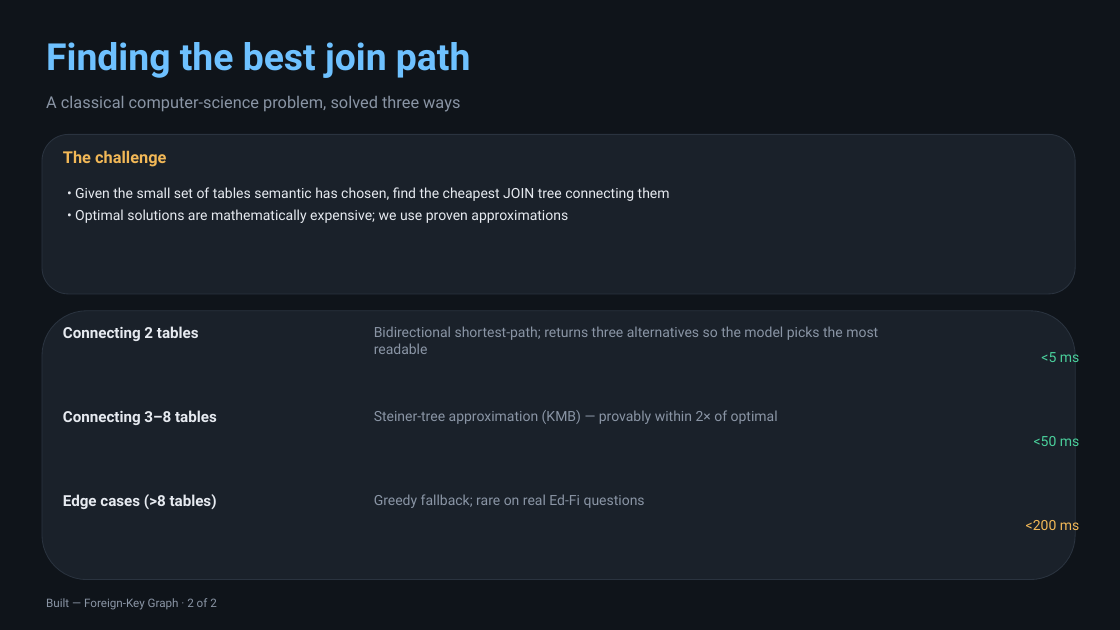
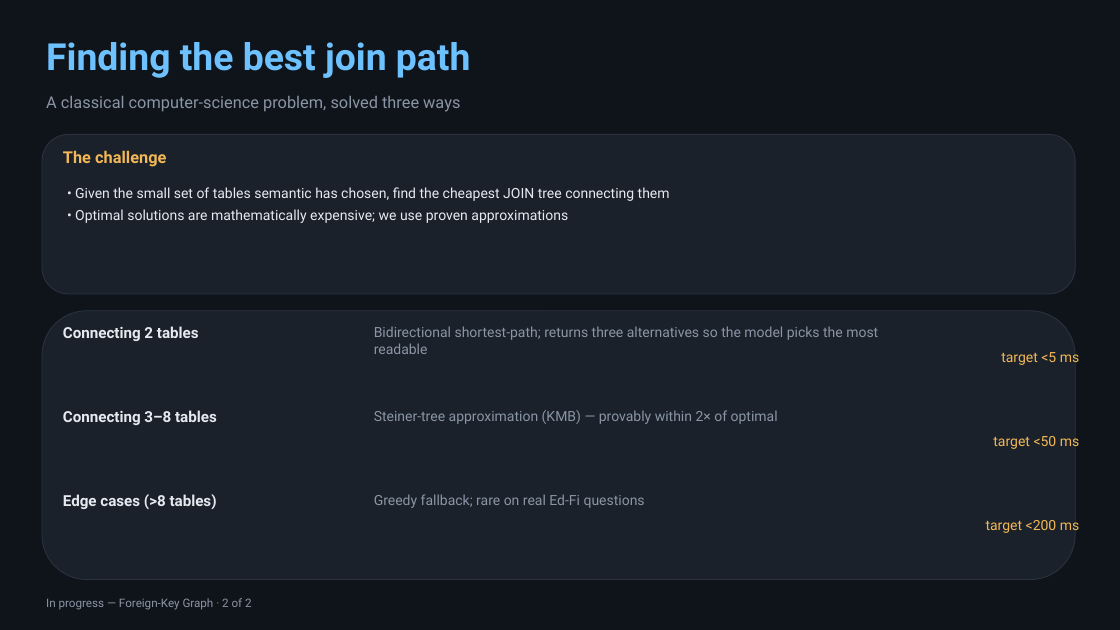
Before and after one commit to bharatmohanthakur/heavy_text2sql, a slide deck: slide 13 of docs/architecture_deck.pptx (slide 11 before the commit). Drawn at 1120x630 pixels with LibreOffice and Linux fonts; fonts in the diff are those of the drawing. Boxes give left, top, right and bottom in pixels: in the first picture for what was removed or moved away, otherwise in the second. Text is boxed around its words. In the diff, an @@ line names an element or a change of style, - is before the commit and + after.

```diff
--- a/docs/architecture_deck.pptx
+++ b/docs/architecture_deck.pptx
@@ text at (1001, 352, 1079, 365): text changed; text colour #4AD09C to #F2B857 @@
-<5 ms
+target <5 ms
@@ text at (993, 436, 1079, 449): text changed; text colour #4AD09C to #F2B857 @@
-<50 ms
+target <50 ms
@@ text at (986, 520, 1080, 533): text changed @@
-<200 ms
+target <200 ms
@@ text at (46, 598, 252, 610): text changed @@
-Built — Foreign-Key Graph · 2 of 2
+In progress — Foreign-Key Graph · 2 of 2
```
Also in this commit, not shown: 9 other slides changed, 2 slides added, 1 other file.
